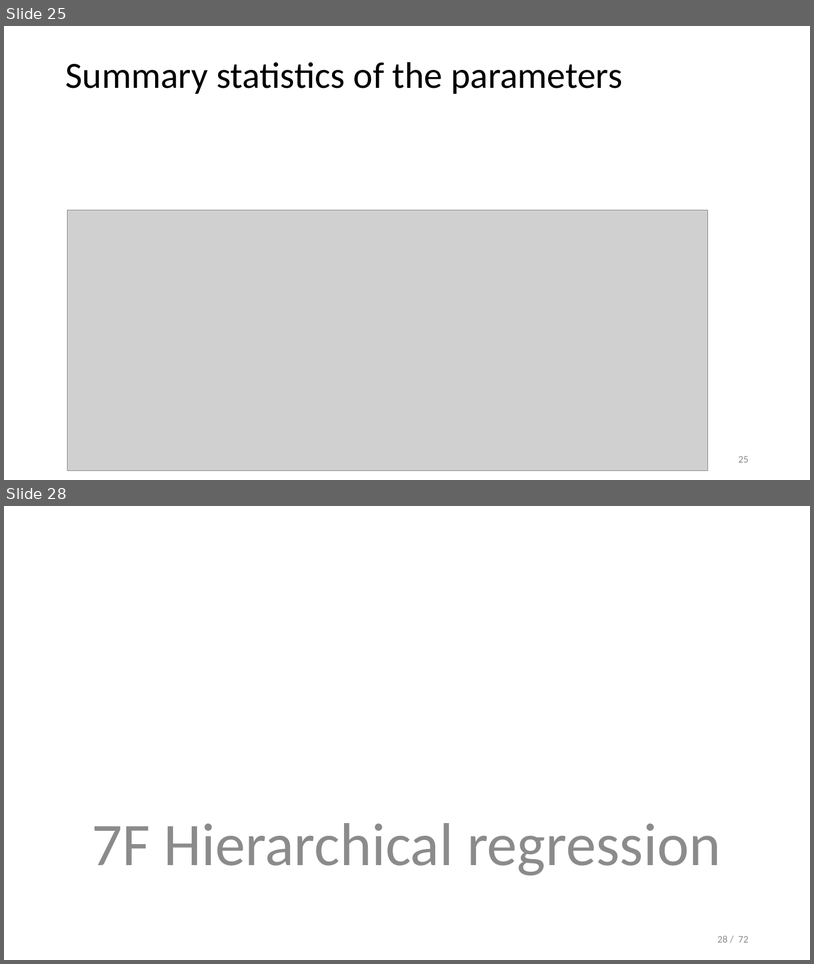
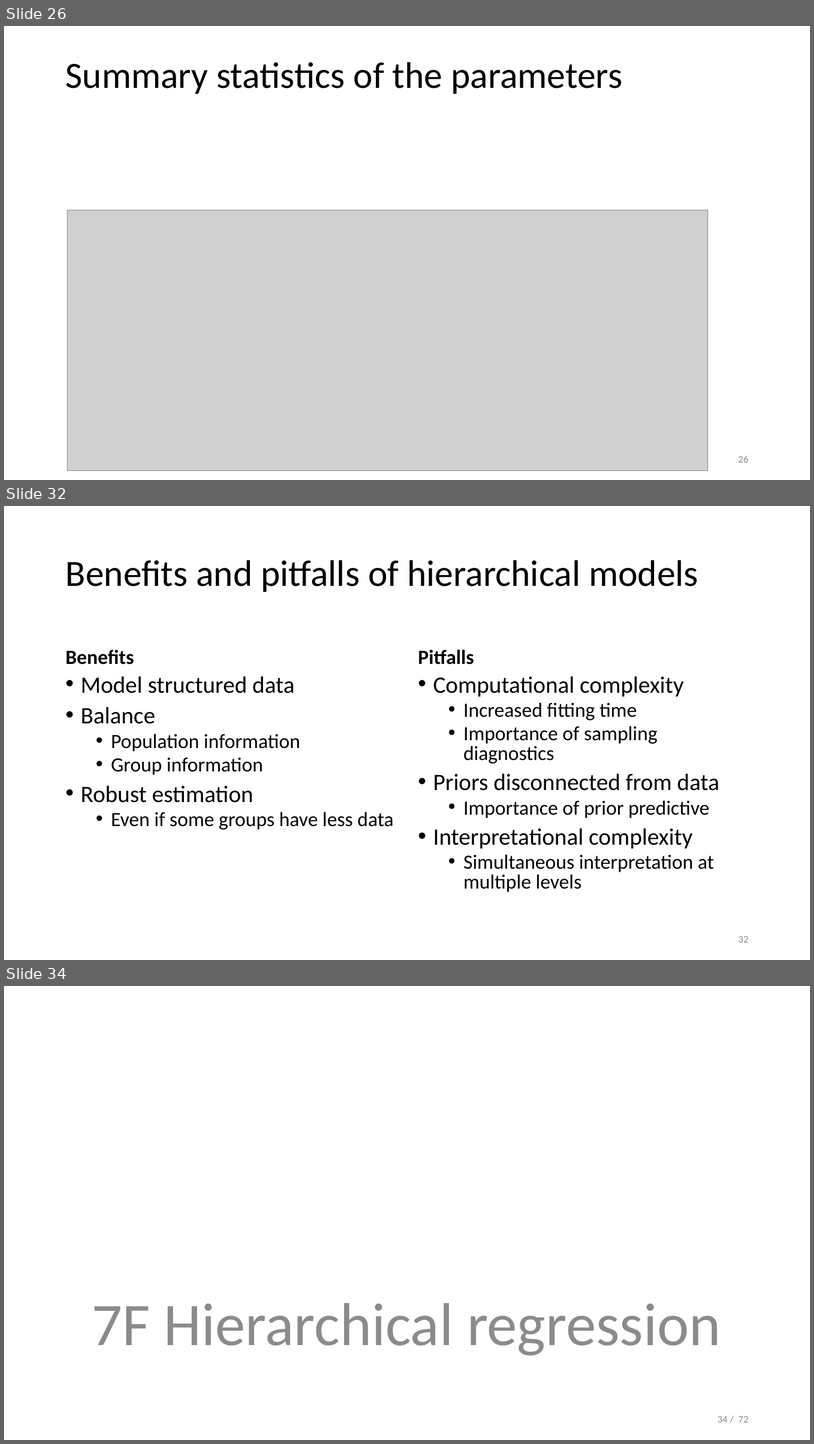
Before and after one commit to opherdonchin/StatisticalComputationAndAnalysis, a slide deck: Lectures/Lecture 7 Hierarchial models.pptx. Shown one above the other, each under a label of ours: slides 25 and 28 before the commit, slides 26, 32 and 34 after it; the slides between them are not shown. The pictures are 814x964 and 814x1444 pixels, drawn with LibreOffice and Linux fonts; fonts in the diff are those of the drawing; grey boxes stand for pictures. Boxes give left, top, right and bottom in pixels: in the first picture for what was removed or moved away, otherwise in the second. Text is boxed around its words. In the diff, an @@ line names an element or a change of style, - is before the commit and + after.

Commit message:
Up to multiple levels of hierarchy

```diff
--- a/Lectures/Lecture 7 Hierarchial models.pptx
+++ b/Lectures/Lecture 7 Hierarchial models.pptx
@@ slide 32 added at [4,506,810,960], background #FFFFFF @@
@@ title added at [66,560,699,592], 44 pt, text #000000 @@
+Benefits and pitfalls of hierarchical models
@@ text added at [66,649,134,664], 24 pt, text #000000, bold @@
+Benefits
@@ text added at [418,649,474,664], 24 pt, text #000000, bold @@
+Pitfalls
@@ text added at [81,676,393,829], 24 pt, text #000000 @@
+• Model structured data
+• Balance
+  • Population information
+  • Group information
+• Robust estimation
+  • Even if some groups have less data
@@ text added at [434,676,714,892], 24 pt, text #000000 @@
+• Computational complexity
+  • Increased fitting time
+  • Importance of sampling diagnostics
+• Priors disconnected from data
+  • Importance of prior predictive
+• Interpretational complexity
+  • Simultaneous interpretation at multiple levels
@@ page number added at [738,936,749,942], 12 pt, text #8C8C8C @@
+32
@@ what was slide 25 is now slide 26 @@
@@ page number at [738,456,749,462]: text changed @@
-25
+26
@@ what was slide 28 is now slide 34 @@
@@ page number at [718,1416,749,1422]: text changed @@
-28 / 72
+34 / 72
```
Also in this commit, not shown: 1 slide changed, 6 other slides added, 1 slide removed, 1 other file.
